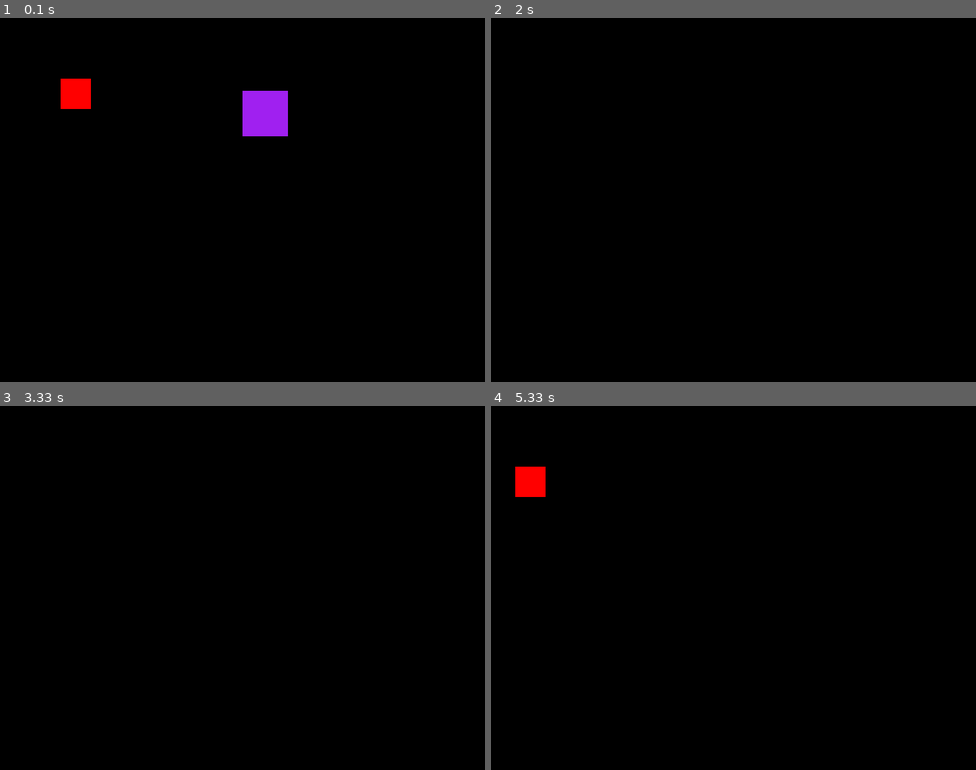
Above: before the commit, frames 1-4 (two rows, left to right).
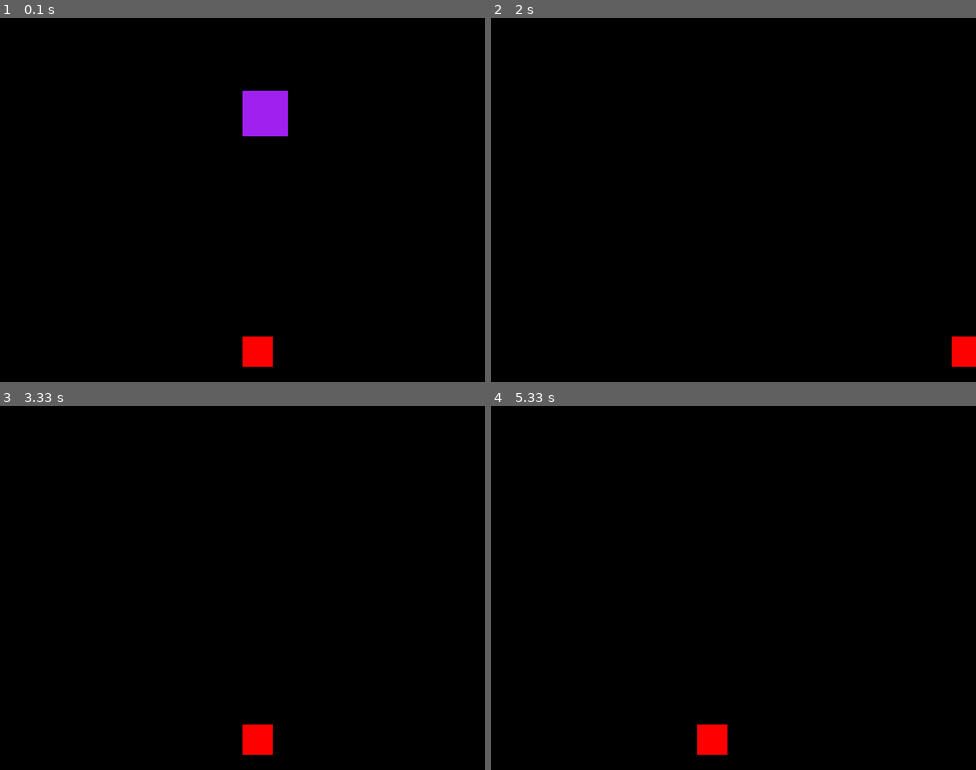
Above: after the commit, the same moments.

Repository: FRANCISCODANIEL03/Proyectos-PYTHON
Game: pygame game, started from JUEGO/pygame1.py
Two runs of this game, one before a commit and one after it. Both use one fixed random seed, a clock stepped at 60 frames per second and the inputs below.
Inputs:
- Up to frame 1 (0.1 s): no input
- Up to frame 2 (2 s): hold D 0.33-0.8 s; hold W 0.83-1.13 s; hold D 1.17-1.63 s; hold A from 1.67 s (still down)
- Up to frame 3 (3.33 s): release A at 2.2 s; hold S 2.23-2.53 s; hold A 2.57-2.97 s; hold W from 3 s (still down)
- Up to frame 4 (5.33 s): release W at 3.37 s; hold S 4.07-4.43 s; hold A 4.47-4.93 s; hold D from 4.97 s (still down)

The runs differ from the first frame. In frame 1, 1.0% of the frame differs, in the area x 12-57%, y 16-96%; in frame 2, 0.4%; in frame 3, 0.5%; in frame 4, 1.0%.

Commit message:
only move to left and rigth

Diff:
--- a/JUEGO/pygame1.py
+++ b/JUEGO/pygame1.py
@@ -1,4 +1,5 @@
 import pygame
+import random
 from personaje import Cubo
 from enemigo import Enemigo
 
@@ -14,17 +15,19 @@
 tiempo_pasado = 0
 tiempo_entre_enemigos = 500
 
-cubo = Cubo(100,100)
+cubo = Cubo(ANCHO/2,ALTO-75)
 
 enemigos = []
 
 enemigos.append(Enemigo(ANCHO/2, 100))
 
 def gestionar_teclas(teclas):
+    """
     if teclas[pygame.K_w]:
         cubo.y -= cubo.velocidad
     if teclas[pygame.K_s]:
         cubo.y += cubo.velocidad
+    """
     if teclas[pygame.K_a]:
         cubo.x -= cubo.velocidad
     if teclas[pygame.K_d]:
@@ -32,6 +35,7 @@
 
 while jugando:
     tiempo_pasado += reloj.tick(FPS)
+
 
     eventos = pygame.event.get()
 
